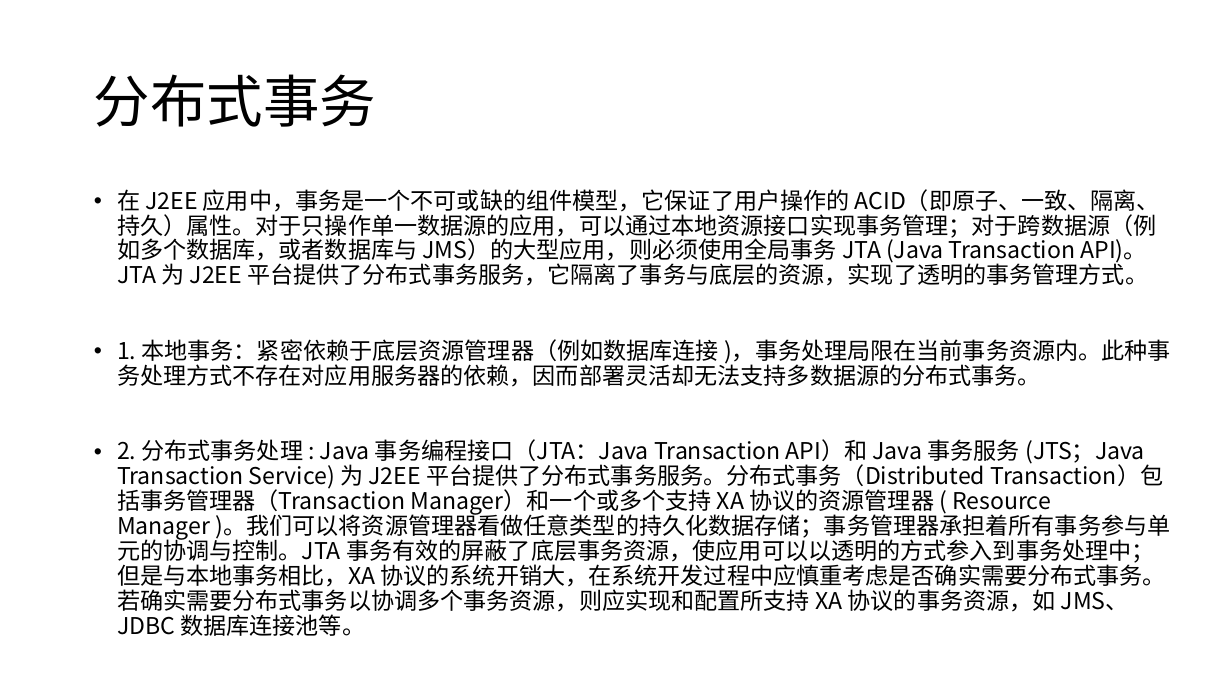
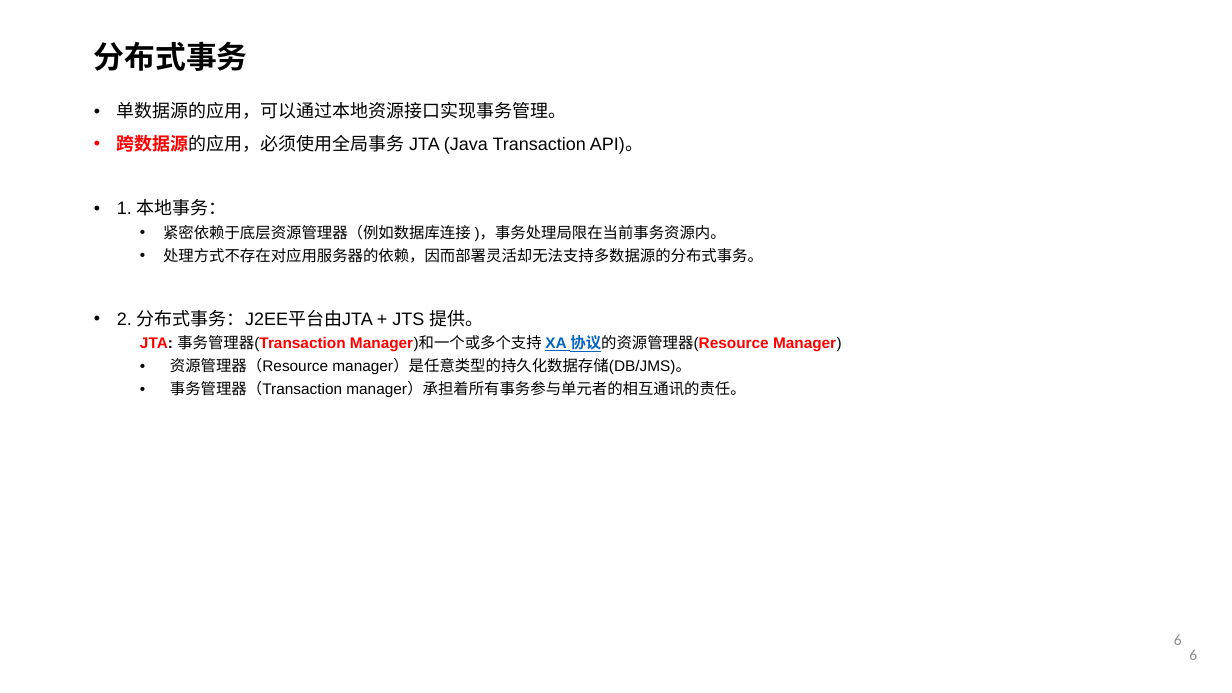
Before and after one commit to courage89/xa_presentation, a slide deck: slide 6 of 分布式事务.pptx (slide 7 before the commit). Drawn at 1232x693 pixels with LibreOffice and Linux fonts; fonts in the diff are those of the drawing; background and template pictures are left out. Boxes give left, top, right and bottom in pixels: in the first picture for what was removed or moved away, otherwise in the second. Text is boxed around its words. In the diff, an @@ line names an element or a change of style, - is before the commit and + after.

Commit message:
分布式事务ppt

```diff
--- a/分布式事务.pptx
+++ b/分布式事务.pptx
@@ title "分布式事务" at bbox=[94, 41, 248, 71]: size 44 to 24 pt, bold on; vertical alignment middle to top @@
@@ text at bbox=[117, 102, 842, 397]: text changed; size 18 to 12 pt; font Noto Sans CJK SC to Arial @@
-• 在 J2EE 应用中，事务是一个不可或缺的组件模型，它保证了用户操作的 ACID（即原子、一致、隔离、持久）属性。对于只操作单一数据源的应用，可以通过本地资源接口实现事务管理；对于跨数据源（例如多个数据库，或者数据库与 JMS）的大型应用，则必须使用全局事务 JTA (Java Transaction API)。JTA 为 J2EE 平台提供了分布式事务服务，它隔离了事务与底层的资源，实现了透明的事务管理方式。
-• 1. 本地事务：紧密依赖于底层资源管理器（例如数据库连接 )，事务处理局限在当前事务资源内。此种事务处理方式不存在对应用服务器的依赖，因而部署灵活却无法支持多数据源的分布式事务。
-• 2. 分布式事务处理 : Java 事务编程接口（JTA：Java Transaction API）和 Java 事务服务 (JTS；Java Transaction Service) 为 J2EE 平台提供了分布式事务服务。分布式事务（Distributed Transaction）包括事务管理器（Transaction Manager）和一个或多个支持 XA 协议的资源管理器 ( Resource Manager )。我们可以将资源管理器看做任意类型的持久化数据存储；事务管理器承担着所有事务参与单元的协调与控制。JTA 事务有效的屏蔽了底层事务资源，使应用可以以透明的方式参入到事务处理中；但是与本地事务相比，XA 协议的系统开销大，在系统开发过程中应慎重考虑是否确实需要分布式事务。若确实需要分布式事务以协调多个事务资源，则应实现和配置所支持 XA 协议的事务资源，如 JMS、JDBC 数据库连接池等。
+• 单数据源的应用，可以通过本地资源接口实现事务管理。
+• 跨数据源的应用，必须使用全局事务 JTA (Java Transaction API)。
+• 1. 本地事务：
+  • 紧密依赖于底层资源管理器（例如数据库连接 )，事务处理局限在当前事务资源内。
+  • 处理方式不存在对应用服务器的依赖，因而部署灵活却无法支持多数据源的分布式事务。
+• 2. 分布式事务：J2EE平台由JTA + JTS 提供。
+  JTA: 事务管理器(Transaction Manager)和一个或多个支持 XA 协议的资源管理器(Resource Manager)
+  • 资源管理器（Resource manager）是任意类型的持久化数据存储(DB/JMS)。
+  • 事务管理器（Transaction manager）承担着所有事务参与单元者的相互通讯的责任。
@@ page number added at bbox=[1174, 635, 1182, 645], 12 pt, text #8C8C8C @@
+6
@@ page number added at bbox=[1189, 649, 1197, 660], 12 pt, text #8C8C8C @@
+6
```
Also in this commit, not shown: 11 other slides changed, 4 slides added, 10 slides removed.
